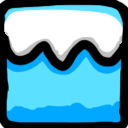
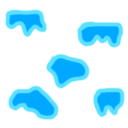
Revision of a layered 128 × 128 image; what changed, layer by layer:
hid "Layer 1" over (0, 0, 128, 128)
added layer "Layer 9" above "Layer 8" over (4, 9, 125, 120)
added layer "Layer 8" above "Layer 2" over (6, 11, 123, 119)
hid "Layer 2" over (0, 0, 128, 127)
